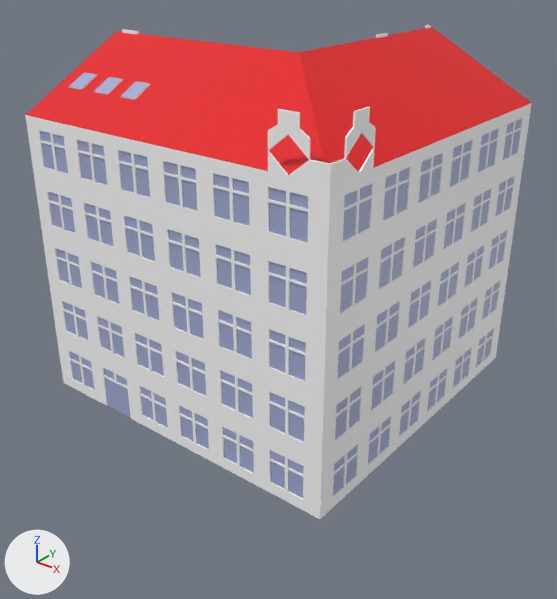
Two versions of the Blender file assets/models/Building/BuildingCorner.blend, one commit apart.
The view is the same before and after, from a 50 mm lens placed at (29.6, -38.8, 31.0), pointed at (-1.5, 0.1, 6.9). The axes (+X, +Y, +Z) are drawn at lower left. The lights are the same throughout.
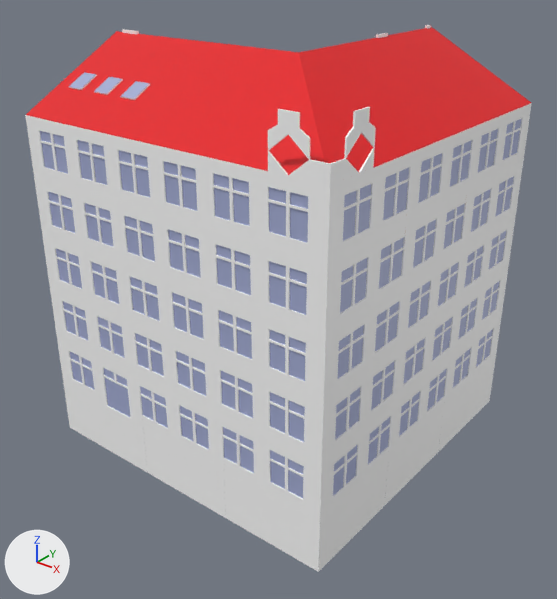
The newer file is also turned or shifted as a whole; pictures and numbers use the older file's frame.

Pixel boxes (x1, y1, x2, y2) of what changed, in the pictures (557 x 599 px):
'Cube', reshaped (11% taller)
    before: (25, 25, 532, 519)
    after: (25, 25, 532, 571)
part 1 of me_cube, built on
    before: (304, 442, 335, 463)
    after: (63, 306, 496, 571)

Diff of the bpy script that builds the scene:
```diff
--- a/assets/models/Building/BuildingCorner.blend.py
+++ b/assets/models/Building/BuildingCorner.blend.py
@@ me_cube @@
 # used by ob_cube; location = (-5.03, -9.17, 0.0)
-me_cube.from_pydata(...)  # 3437 vertices, 2889 faces, 2 loose edges; spans x -8.9..14.8, y -1.0..22.8, z 0.1..24.6
+me_cube.from_pydata(...)  # 3496 vertices, 2943 faces, 2 loose edges; spans x -8.9..14.8, y -1.0..22.8, z -4.0..24.6
+# me_cube part 1
+# 5 faces are deleted
+# 1 vertex is added at (14.8, -1.0, 4.8)
+# 58 new vertices lie (0.0, 0.0, -4.1) away from vertices in x -8.9..14.8, y -1.0..22.8, z 0.1
+# 57 new faces join them, mat_material_wall (white #ffffff)
+# 2 new faces join them, mat_material_side (orange #e79500)
 me_cube.materials.append(mat_material_wall)
```
